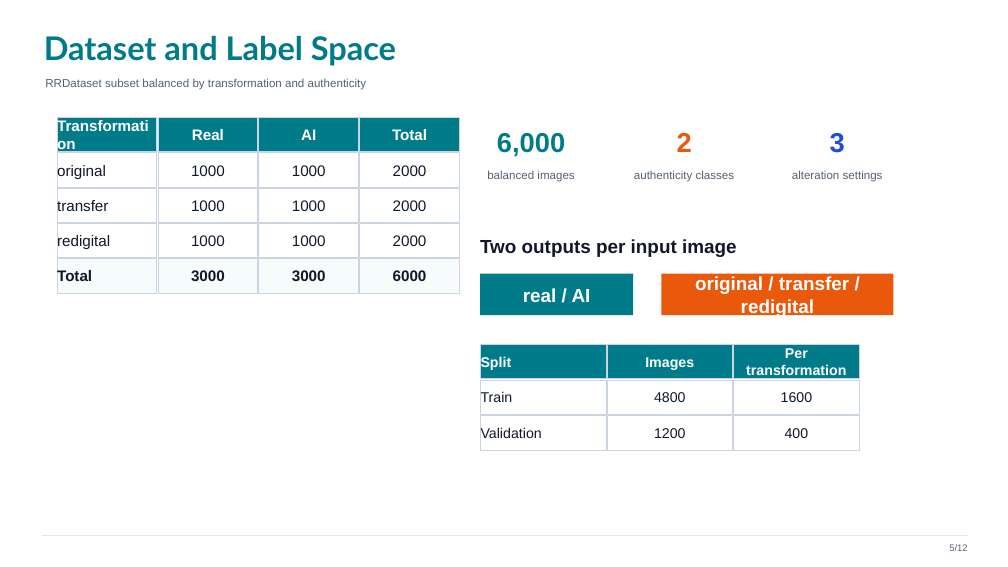
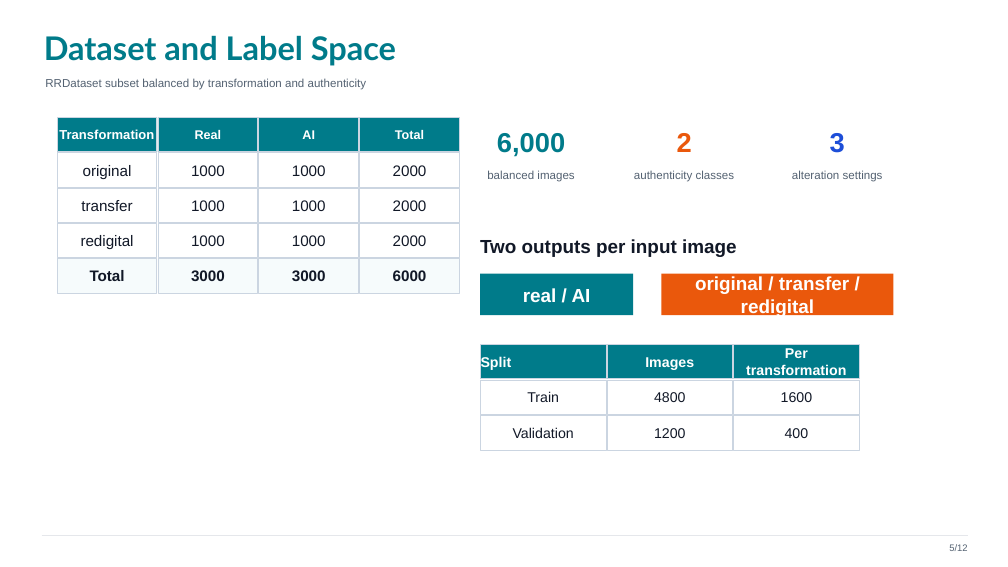
Before and after one commit to samuelecivale/multitask-ai-image-forensics, a slide deck: slide 5 of CV_project_presentation.pptx. Drawn at 1008x567 pixels with LibreOffice and Linux fonts; fonts in the diff are those of the drawing. Boxes give left, top, right and bottom in pixels: in the first picture for what was removed or moved away, otherwise in the second. Text is boxed around its words. In the diff, an @@ line names an element or a change of style, - is before the commit and + after.

```diff
--- a/CV_project_presentation.pptx
+++ b/CV_project_presentation.pptx
@@ rectangle "Transformation" at <box>57,118,157,152</box>: size 14.4 to 12.4 pt; alignment left to centre @@
@@ size 14.4 to 12 pt in 3 elements at <box>158,118,258,152</box>, <box>259,118,358,152</box>, <box>360,118,460,152</box> @@
@@ alignment left to centre in 6 elements at <box>57,153,157,187</box>, <box>57,188,157,222</box>, <box>57,224,157,258</box>, <box>57,259,157,293</box>, <box>481,380,606,415</box>, <box>481,416,606,451</box> @@
```
Also in this commit, not shown: 5 other slides changed.
